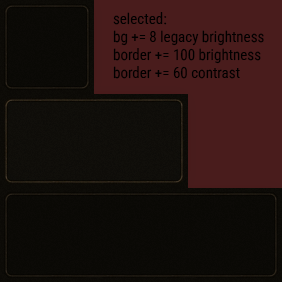
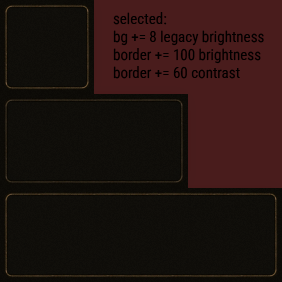
Layered file, before and after one edit (282x282). Changes by layer:
pixels changed over left=4, top=4, right=278, bottom=278 (layer not identified)
